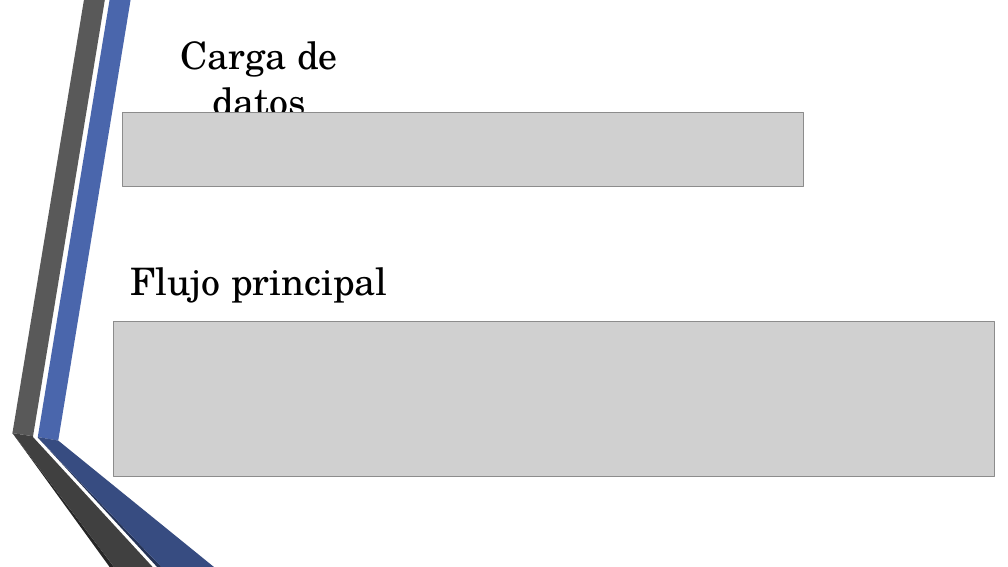
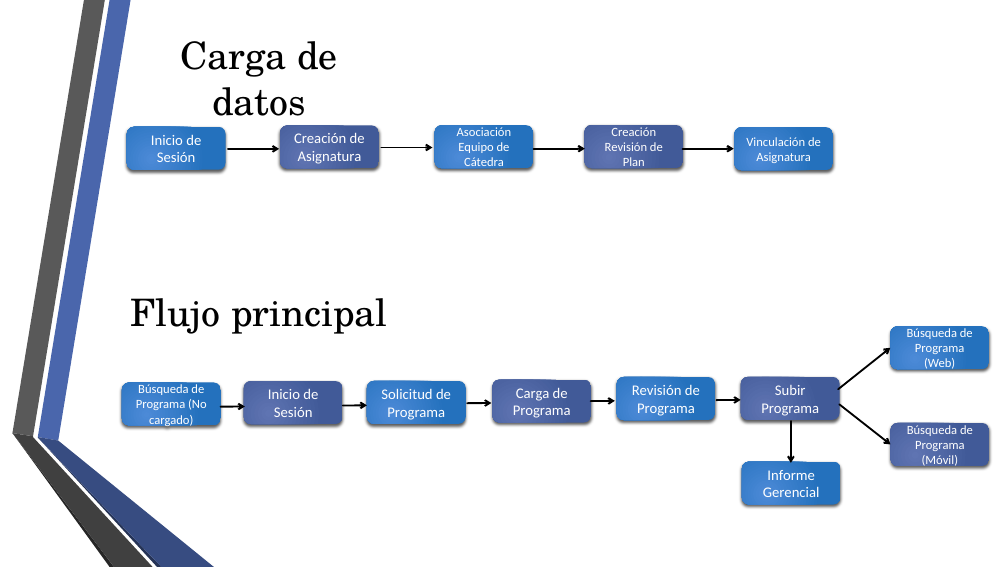
Before and after one commit to fge23/Sistema-VASPA, a slide deck: slide 32 of Presentaciones/Presentación VASPA - Diciembre 2020 - Examen Final/Presentación VASPA - Diciembre 2020 - Examen Final.pptx. Drawn at 1008x567 pixels with LibreOffice and Linux fonts; fonts in the diff are those of the drawing; grey boxes stand for pictures; background and template pictures are left out. Boxes give left, top, right and bottom in pixels: in the first picture for what was removed or moved away, otherwise in the second. Text is boxed around its words. In the diff, an @@ line names an element or a change of style, - is before the commit and + after.

```diff
--- a/Presentaciones/Presentación VASPA - Diciembre 2020 - Examen Final/Presentación VASPA - Diciembre 2020 - Examen Final.pptx
+++ b/Presentaciones/Presentación VASPA - Diciembre 2020 - Examen Final/Presentación VASPA - Diciembre 2020 - Examen Final.pptx
@@ picture removed at bbox=[123, 113, 804, 186] @@
@@ rounded rectangle added at bbox=[127, 127, 226, 170], fill gradient #4D8AD8 to #2471BD, 14 pt, text #FFFFFF @@
+Inicio de Sesión
@@ arrow added from (228, 149) to (279, 149), #000000 1.75 pt @@
@@ rounded rectangle added at bbox=[281, 126, 380, 169], fill gradient #6075B2 to #425B99, 14 pt, text #FFFFFF @@
+Creación de Asignatura
@@ arrow added from (381, 147) to (433, 147), #000000 1.75 pt @@
@@ rounded rectangle added at bbox=[435, 126, 534, 169], fill gradient #4D8AD8 to #2471BD, 12 pt, text #FFFFFF @@
+Asociación Equipo de Cátedra
@@ arrow added from (534, 149) to (585, 149), #000000 1.75 pt @@
@@ rounded rectangle added at bbox=[585, 125, 684, 168], fill gradient #6075B2 to #425B99, 12 pt, text #FFFFFF @@
+Creación Revisión de Plan
@@ arrow added from (683, 149) to (734, 149), #000000 1.75 pt @@
@@ rounded rectangle added at bbox=[734, 127, 833, 170], fill gradient #4D8AD8 to #2471BD, 12 pt, text #FFFFFF @@
+Vinculación de Asignatura
@@ title "Flujo principal": place and size @@
-title "Flujo principal" at bbox=[130, 267, 388, 303]
+title "Flujo principal" at bbox=[130, 298, 388, 334]
@@ picture removed at bbox=[113, 321, 994, 476] @@
@@ rounded rectangle added at bbox=[891, 327, 990, 370], fill gradient #4D8AD8 to #2471BD, 12 pt, text #FFFFFF @@
+Búsqueda de Programa (Web)
@@ arrow added from (839, 389) to (891, 348), #000000 1.75 pt @@
@@ rounded rectangle added at bbox=[122, 383, 221, 426], fill gradient #4D8AD8 to #2471BD, 12 pt, text #FFFFFF @@
+Búsqueda de Programa (No cargado)
@@ rounded rectangle added at bbox=[244, 381, 343, 424], fill gradient #6075B2 to #425B99, 14 pt, text #FFFFFF @@
+Inicio de Sesión
@@ rounded rectangle added at bbox=[367, 381, 466, 424], fill gradient #4D8AD8 to #2471BD, 14 pt, text #FFFFFF @@
+Solicitud de Programa
@@ rounded rectangle added at bbox=[492, 380, 591, 423], fill gradient #6075B2 to #425B99, 14 pt, text #FFFFFF @@
+Carga de Programa
@@ rounded rectangle added at bbox=[617, 377, 716, 420], fill gradient #4D8AD8 to #2471BD, 14 pt, text #FFFFFF @@
+Revisión de Programa
@@ rounded rectangle added at bbox=[741, 377, 840, 420], fill gradient #6075B2 to #425B99, 14 pt, text #FFFFFF @@
+Subir Programa
@@ arrow added from (221, 407) to (245, 407), #000000 1.75 pt @@
@@ arrow added from (343, 405) to (367, 405), #000000 1.75 pt @@
@@ arrow added from (467, 403) to (492, 403), #000000 1.75 pt @@
@@ arrow added from (591, 402) to (615, 401), #000000 1.75 pt @@
@@ arrow added from (717, 400) to (741, 400), #000000 1.75 pt @@
@@ arrow added from (839, 405) to (891, 445), #000000 1.75 pt @@
@@ arrow added from (791, 421) to (791, 463), #000000 1.75 pt @@
@@ rounded rectangle added at bbox=[891, 423, 990, 466], fill gradient #6075B2 to #425B99, 12 pt, text #FFFFFF @@
+Búsqueda de Programa (Móvil)
@@ rounded rectangle added at bbox=[742, 462, 841, 505], fill gradient #4D8AD8 to #2471BD, 14 pt, text #FFFFFF @@
+Informe Gerencial
```
Also in this commit, not shown: 1 other slide changed.
